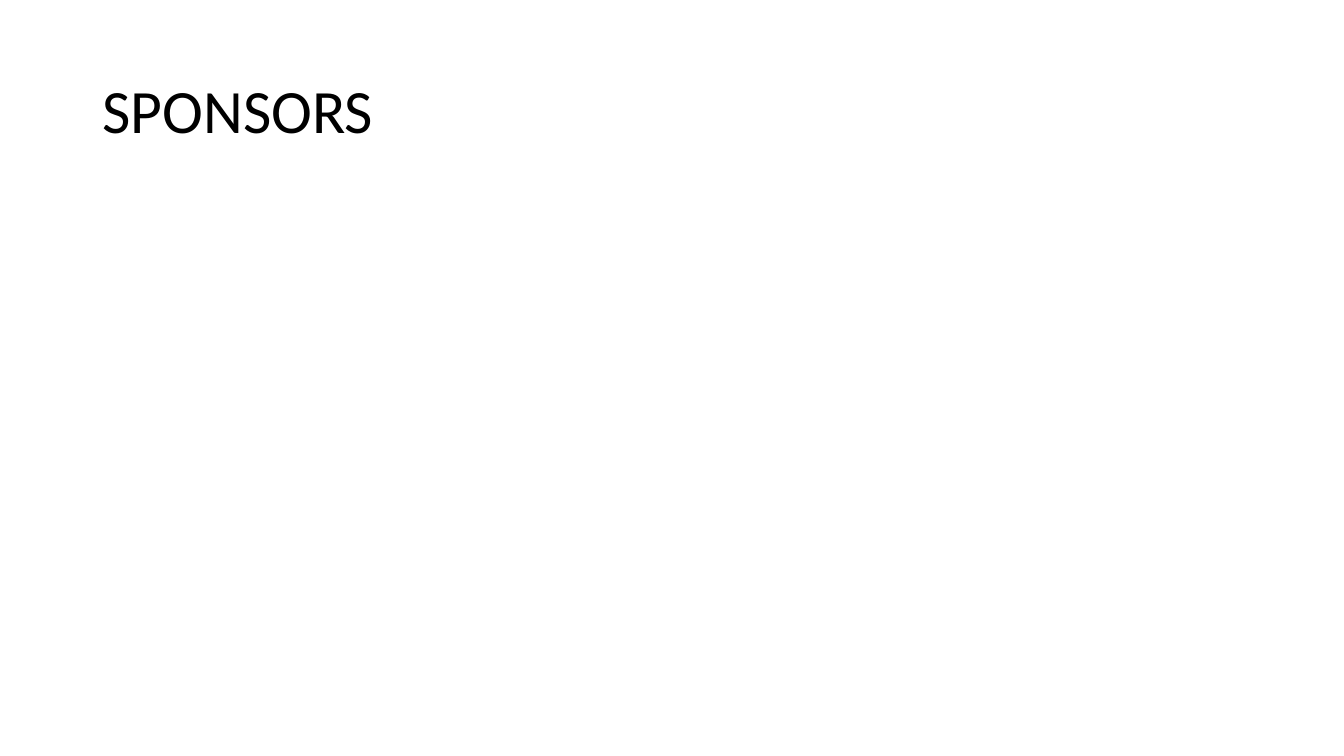
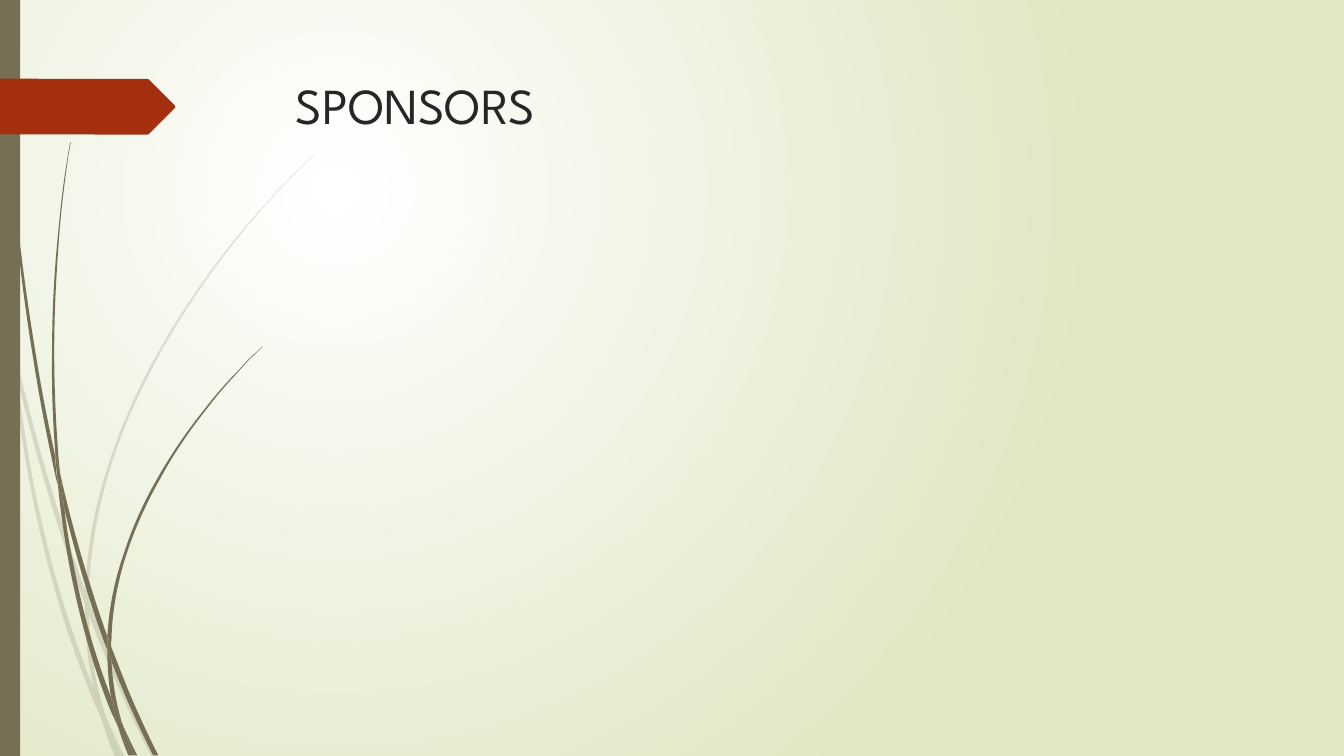
Before and after one commit to jacobladams/presentations, a slide deck: slide 2 of angular-js/Getting Started with AngularJS.pptx. Drawn at 1344x756 pixels with LibreOffice and Linux fonts; fonts in the diff are those of the drawing. Boxes give left, top, right and bottom in pixels: in the first picture for what was removed or moved away, otherwise in the second. Text is boxed around its words. In the diff, an @@ line names an element or a change of style, - is before the commit and + after.

Commit message:
Slide style and added slides

```diff
--- a/angular-js/Getting Started with AngularJS.pptx
+++ b/angular-js/Getting Started with AngularJS.pptx
@@ background #FFFFFF to gradient #FFFFFF to #DFE8C4 @@
@@ rectangle added at (0, 0, 20, 756), fill #766F54 @@
@@ freeform shape added at (0, 79, 175, 134), fill #A53010 @@
@@ title "SPONSORS": place and size @@
-title "SPONSORS" at (102, 93, 373, 134)
+title "SPONSORS" at (296, 90, 535, 125)
@@ title "SPONSORS" at (296, 90, 535, 125): size 44 to 36 pt, font Calibri to League Spartan, text colour #000000 to #262626; line spacing 0.9 to 1; vertical alignment middle to top @@
@@ group added at (0, 154, 315, 756): 10 freeform shapes @@
@@ group added at (3, 0, 262, 756): 12 freeform shapes @@
```
Also in this commit, not shown: 5 other slides changed, 2 slides added, 1 slide removed.
